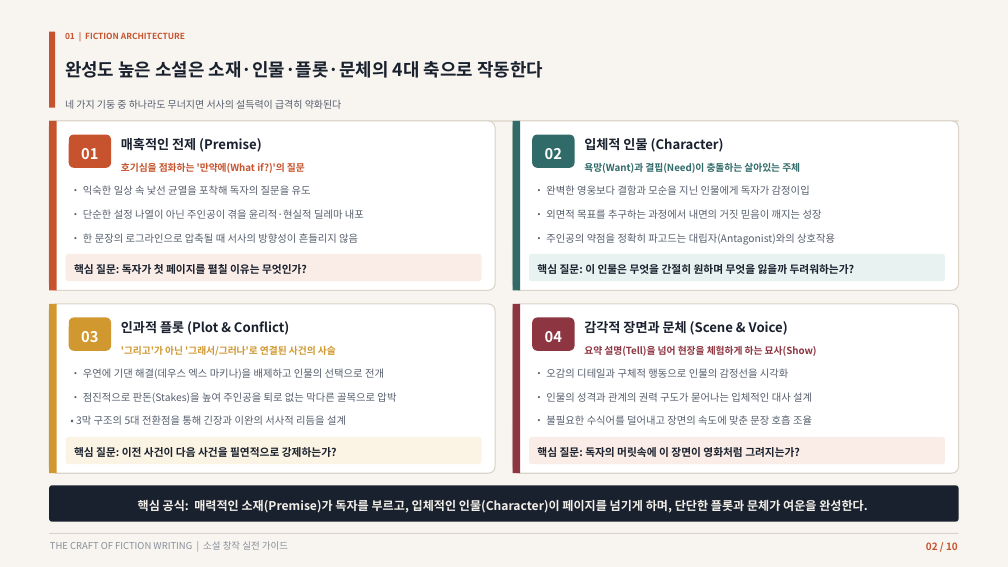
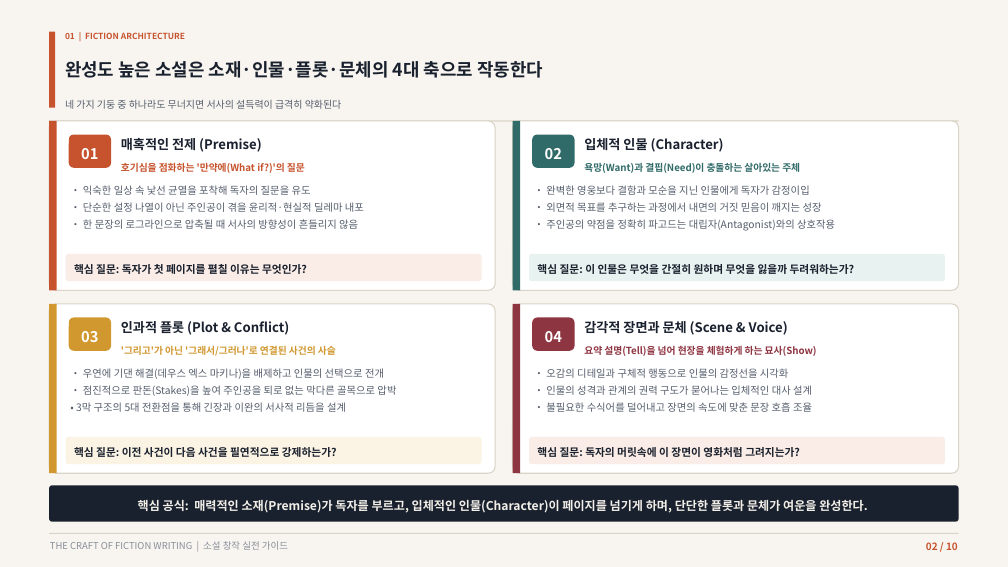
Before and after one commit to lietzsche/dev-lab, a slide deck: slide 2 of 소설쓰기_가이드.pptx. Drawn at 1008x567 pixels with LibreOffice and Linux fonts; fonts in the diff are those of the drawing. Boxes give left, top, right and bottom in pixels: in the first picture for what was removed or moved away, otherwise in the second. Text is boxed around its words. In the diff, an @@ line names an element or a change of style, - is before the commit and + after.

```diff
--- a/소설쓰기_가이드.pptx
+++ b/소설쓰기_가이드.pptx
@@ text "• 익숙한 일상 속 낯선 ...": place and size @@
-text "• 익숙한 일상 속 낯선 ..." at [83,209,364,219]
+text "• 익숙한 일상 속 낯선 ..." at [83,185,364,229]
@@ text at [83,202,364,212]: more space between paragraphs @@
@@ text "• 완벽한 영웅보다 결함과 모순을 ...": place and size @@
-text "• 완벽한 영웅보다 결함과 모순을 ..." at [546,209,822,219]
+text "• 완벽한 영웅보다 결함과 모순을 ..." at [546,185,835,231]
@@ text at [546,202,822,212]: more space between paragraphs @@
@@ text at [83,219,358,229]: paragraph added @@
+• 한 문장의 로그라인으로 압축될 때 서사의 방향성이 흔들리지 않음
@@ text removed at [83,233,358,243] @@
-• 한 문장의 로그라인으로 압축될 때 서사의 방향성이 흔들리지 않음
@@ text at [546,219,835,231]: paragraph added @@
+• 주인공의 약점을 정확히 파고드는 대립자(Antagonist)와의 상호작용
@@ text removed at [546,233,835,245] @@
-• 주인공의 약점을 정확히 파고드는 대립자(Antagonist)와의 상호작용
@@ text "• 우연에 기댄 해결(데우스 엑스 ...": place and size @@
-text "• 우연에 기댄 해결(데우스 엑스 ..." at [83,392,396,403]
+text "• 우연에 기댄 해결(데우스 엑스 ..." at [76,368,396,412]
@@ text at [83,385,396,396]: more space between paragraphs @@
@@ text "• 오감의 디테일과 구체적 행동으로 ...": place and size @@
-text "• 오감의 디테일과 구체적 행동으로 ..." at [546,392,812,402]
+text "• 오감의 디테일과 구체적 행동으로 ..." at [546,368,812,412]
@@ text at [546,385,812,395]: more space between paragraphs @@
@@ text at [76,402,346,412]: paragraph added @@
+• 3막 구조의 5대 전환점을 통해 긴장과 이완의 서사적 리듬을 설계
@@ text removed at [76,415,346,425] @@
-• 3막 구조의 5대 전환점을 통해 긴장과 이완의 서사적 리듬을 설계
@@ text at [546,402,812,412]: paragraph added @@
+• 불필요한 수식어를 덜어내고 장면의 속도에 맞춘 문장 호흡 조율
@@ text removed at [546,415,812,425] @@
-• 불필요한 수식어를 덜어내고 장면의 속도에 맞춘 문장 호흡 조율
```
Also in this commit, not shown: 5 other slides changed, 8 other files.
